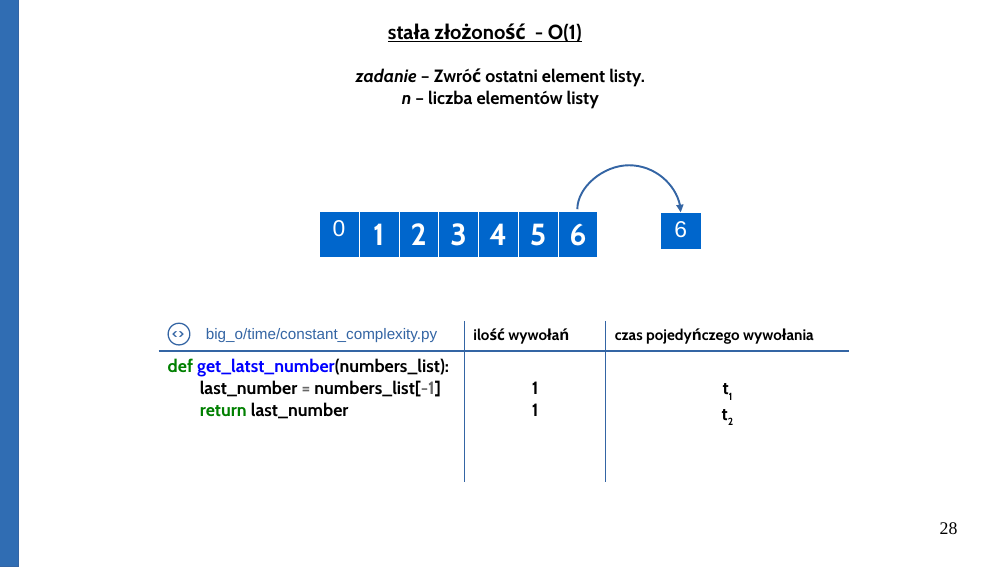
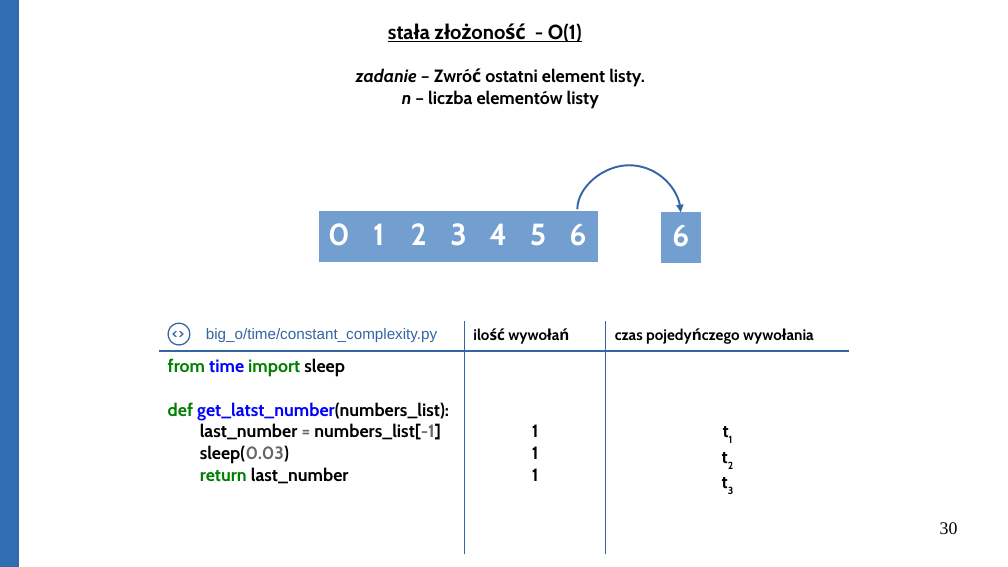
Before and after one commit to Michael-Wisniewski/algorithmic-workshop, a slide deck: slide 30 of gotowa.odp (slide 28 before the commit). Drawn at 1008x567 pixels with LibreOffice and Linux fonts; fonts in the diff are those of the drawing. Boxes give left, top, right and bottom in pixels: in the first picture for what was removed or moved away, otherwise in the second. Text is boxed around its words. In the diff, an @@ line names an element or a change of style, - is before the commit and + after.

```diff
--- a/gotowa.odp
+++ b/gotowa.odp
@@ table at [319, 211, 600, 259] @@
@@ fill #0066CC to #729FCF in row 1 @@
@@ size 18 to 24 pt, font Arial to Cabin, bold on in "0" @@
@@ borders changed @@
@@ table at [660, 212, 701, 260] @@
@@ fill #0066CC to #729FCF in row 1, column 1 @@
@@ size 18 to 24 pt, font Arial to Cabin, bold on @@
@@ borders changed @@
@@ table at [159, 321, 850, 505] @@
-row 2: def get_latst_number(numbers_list): / last_number = numbers_list[-1] / return last_number | 1 / 1 | t1 / t2
+row 2: from time import sleep / def get_latst_number(numbers_list): / last_number = numbers_list[-1] / sleep(0.03) / return last_number | 1 / 1 / 1 | t1 / t2 / t3
@@ page number at [940, 522, 958, 534]: text changed @@
-28
+30
```
Also in this commit, not shown: 12 other slides changed, 4 slides added, 1 slide removed, 7 other files.
